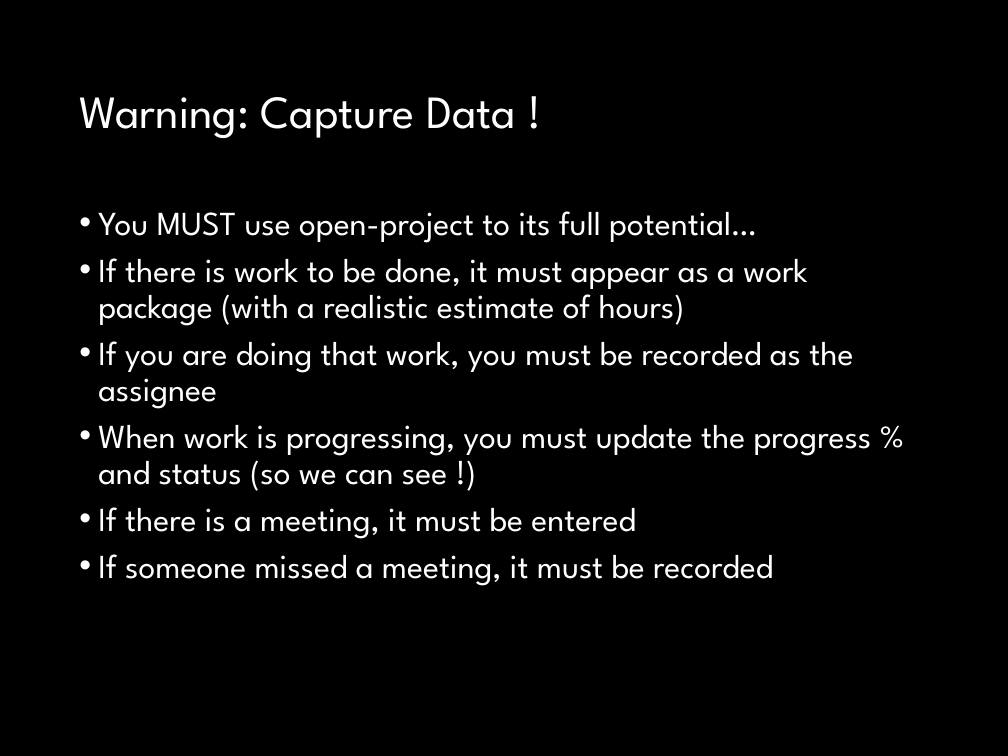
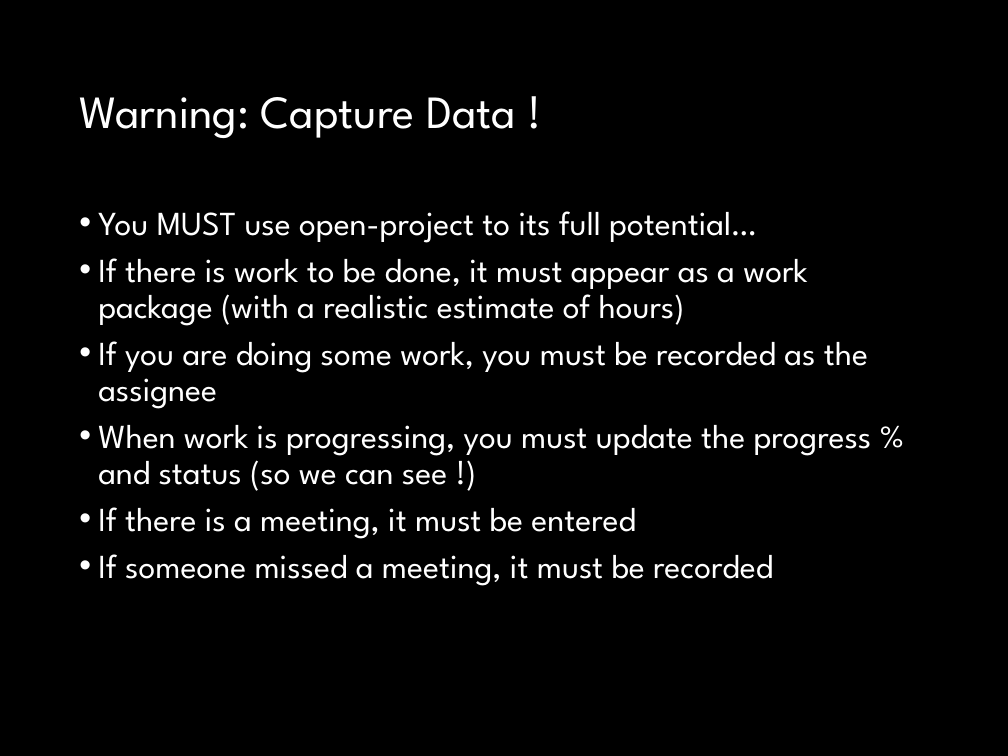
Before and after one commit to fossabot/SPE2018, a slide deck: slide 23 of Lecture Slides/02 Open Project.pptx. Drawn at 1008x756 pixels with LibreOffice and Linux fonts; fonts in the diff are those of the drawing. Boxes give left, top, right and bottom in pixels: in the first picture for what was removed or moved away, otherwise in the second. Text is boxed around its words. In the diff, an @@ line names an element or a change of style, - is before the commit and + after.

```diff
--- a/Lecture Slides/02 Open Project.pptx
+++ b/Lecture Slides/02 Open Project.pptx
@@ text at box(98, 341, 868, 409): text changed @@
-• If you are doing that work, you must be recorded as the assignee
+• If you are doing some work, you must be recorded as the assignee
```
Also in this commit, not shown: 7 other slides changed.
